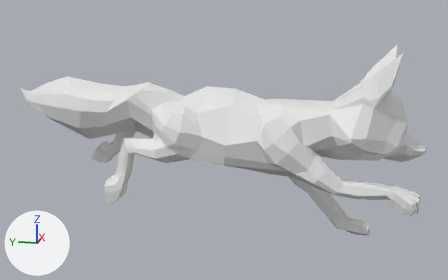
Before and after pictures for a commit that changed the FBX model Assets/Prefabs/Generation/Entities/ArcticFox/ArcticFox.fbx.
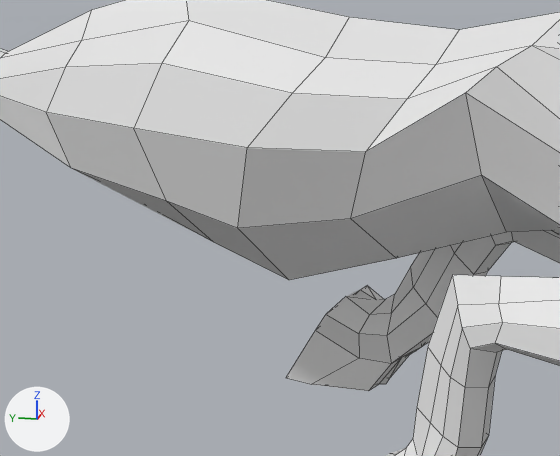
Each version appears first whole from a camera (50 mm lens) standing at (-9.59, -1.37, 2.39) and looking at (0.03, 0.55, -0.01), and next in a close-up on the part from 6% to 33% of the width and 29% to 63% of the height. Arrows for +X, +Y and +Z are at lower left; the lights stay in place. Both versions are drawn at frame 1 of the action 'metarig|run'; the numbers are the values there. The close-ups show mesh edges as thin lines. Vertices at the same position are counted once.

Script lines for the objects in view, before the commit:
```python
me_plane_002 = bpy.data.meshes.new('Plane.002')
me_plane_002.from_pydata(...)  # 723 vertices, 725 faces; spans x -3.28..3.66, y -5.62..8.74, z -1.72..1.72
me_plane_002.materials.append(mat_material)  # white #e7e7e7
ob_fox = bpy.data.objects.new('Fox', me_plane_002)
ob_fox.location = (-0.019, 0.003, 0.001)
ob_fox.rotation_euler = (0.0, 1.571, 0.0)  # degrees (0, 90, 0)
ob_fox.scale = (0.465, 0.465, 0.465)
```
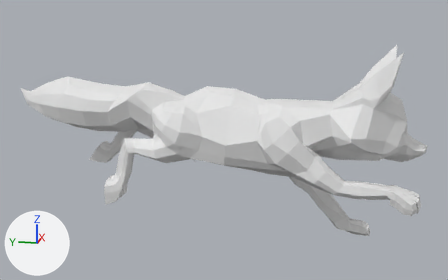
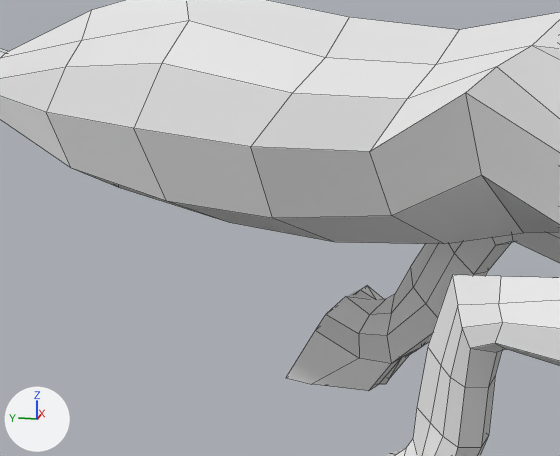
The change, as a list of edits to the scene's bpy script:
```text
Change me_plane_002:
    where me_plane_002.from_pydata(...)  # 723 vertices, 725 faces; spans x -3.28..3.66, y -5.62..8.74, z -1.72..1.72
    used by ob_fox; location = (-0.019, 0.003, 0.001); rotation_euler = (0.0, 1.571, 0.0), in degrees (0, 90, 0); scale = (0.465, 0.465, 0.465)
    me_plane_002 part 1
    me_plane_002.vertices[28].co: (-0.28, 4.02, 0.0) -> (-0.27, 3.94, 0.0)  # pixel (551, 230) -> not seen
    me_plane_002.vertices[340].co: (-0.25, 4.37, 0.0) -> (-0.25, 4.24, 0.0)  # pixel (506, 232) -> pixel (523, 233)
    me_plane_002.vertices[347].co: (0.0, 5.26, 0.0) -> (-0.13, 4.86, 0.0)  # pixel (396, 258) -> pixel (444, 244)
    me_plane_002.vertices[349].co: (-0.36, 5.08, 0.56) -> (-0.47, 5.06, 0.56)
    me_plane_002.vertices[351].co: (-0.98, 5.12, 0.78) -> (-0.99, 5.12, 0.78)
    me_plane_002.vertices[353].co: (0.21, 6.14, 0.0) -> (-0.11, 5.75, 0.0)  # pixel (289, 280) -> pixel (334, 242)
    me_plane_002.vertices[355].co: (-0.27, 5.96, 0.64) -> (-0.42, 5.96, 0.64)
    me_plane_002.vertices[357].co: (-0.99, 6.01, 0.85) -> (-1.0, 6.01, 0.85)
    me_plane_002.vertices[359].co: (-0.06, 6.74, 0.0) -> (-0.22, 6.6, 0.0)  # pixel (213, 242) -> pixel (229, 222)
    me_plane_002.vertices[365].co: (-0.44, 7.51, 0.0) -> (-0.46, 7.5, 0.0)  # not seen -> pixel (118, 187)
    me_plane_002.vertices[696].co: (-0.43, 5.38, -0.56) -> (-0.47, 5.06, -0.56)  # pixel (350, 218) -> pixel (391, 215)
    me_plane_002.vertices[698].co: (-0.98, 5.15, -0.78) -> (-0.99, 5.12, -0.78)  # pixel (365, 151) -> pixel (369, 151)
    me_plane_002.vertices[700].co: (-0.33, 6.24, -0.63) -> (-0.42, 5.96, -0.64)  # pixel (237, 228) -> pixel (272, 218)
    me_plane_002.vertices[702].co: (-0.99, 6.03, -0.85) -> (-1.0, 6.01, -0.85)  # pixel (247, 147) -> pixel (250, 146)
```

Changed parts and their boxes [x1, y1, x2, y2] in the close-ups (560 x 456 px; the box of a moved part takes in the faces that stretch with it):
part 1 of me_plane_002, moved or reshaped: before [73, 64, 560, 280]; after [74, 64, 560, 244]
